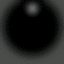
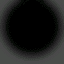
Before/after of a w=64, h=64 layered artwork. What changed in the layer stack:
added layer "Removed" above "Reduced" over bbox(22, 0, 43, 18)
renamed "Layer 4" to "Reduced", hid it over bbox(24, 0, 41, 17)
